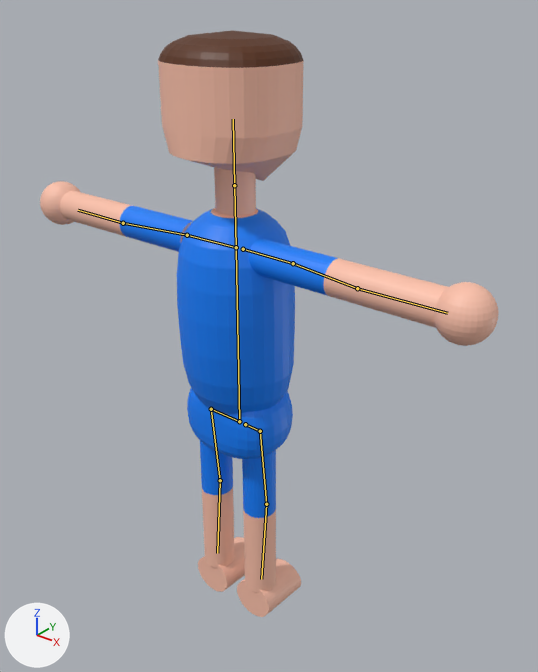
One commit to the glTF model public/models/player.glb: the scene before it, then after it.
Both versions are drawn from a 50 mm camera at (7.82, -9.05, 11.79) aimed at (0.42, 0.19, 6.06). Lighting does not change. The marker at lower left points along +X, +Y and +Z. The bones that bend it are drawn over the model as lines.
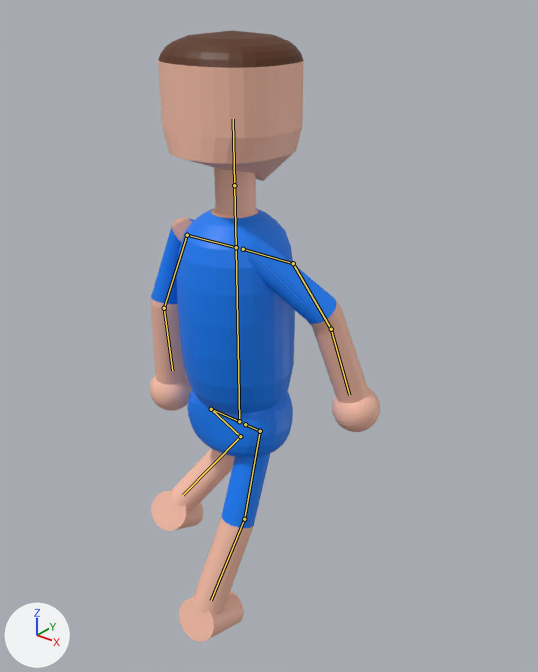
The newer file adds an action. The first version stands in its rest pose; the second is drawn at frame 15 of the action 'runing.001'.

The change, as JSON lines over the scene's bpy script:
```json
{"block": "bone_bicep_r", "where": "bone_bicep_r = bpy.data.objects['Armature'].pose.bones['bicep.r']  # child of 'epaule.r'"}
{"op": "set", "path": "bone_bicep_r.rotation_quaternion", "old": "(1.0, 0.0, 0.0, 0.0)", "new": "(0.71, -0.019, 0.303, 0.635)", "note": "degrees (0, 0, 0) -> degrees (24, 27, 89)"}
{"block": "bone_main_r", "where": "bone_main_r = bpy.data.objects['Armature'].pose.bones['main.r']  # child of 'bicep.r'"}
{"op": "set", "path": "bone_main_r.rotation_quaternion", "old": "(1.0, 0.0, 0.0, 0.0)", "new": "(0.992, -0.121, 0.018, -0.045)", "note": "degrees (0, 0, 0) -> degrees (-14, 1, -5)"}
{"block": "bone_bicep_l", "where": "bone_bicep_l = bpy.data.objects['Armature'].pose.bones['bicep.l']  # child of 'epaule.l'"}
{"op": "set", "path": "bone_bicep_l.rotation_quaternion", "old": "(1.0, 0.0, 0.0, 0.0)", "new": "(0.774, -0.193, 0.074, -0.599)", "note": "degrees (0, 0, 0) -> degrees (-23, -7, -74)"}
{"block": "bone_main_l", "where": "bone_main_l = bpy.data.objects['Armature'].pose.bones['main.l']  # child of 'bicep.l'"}
{"op": "set", "path": "bone_main_l.rotation_quaternion", "old": "(1.0, 0.0, 0.0, 0.0)", "new": "(0.977, 0.203, -0.042, -0.055)", "note": "degrees (0, 0, 0) -> degrees (24, -3, -7)"}
{"block": "bone_cuisse_r", "where": "bone_cuisse_r = bpy.data.objects['Armature'].pose.bones['cuisse.r']  # child of 'hanche.r'"}
{"op": "set", "path": "bone_cuisse_r.rotation_quaternion", "old": "(1.0, 0.0, 0.0, 0.0)", "new": "(0.949, 0.061, -0.067, -0.302)", "note": "degrees (0, 0, 0) -> degrees (9, -5, -36)"}
{"block": "bone_jambe_r", "where": "bone_jambe_r = bpy.data.objects['Armature'].pose.bones['jambe.r']  # child of 'cuisse.r'"}
{"op": "set", "path": "bone_jambe_r.rotation_quaternion", "old": "(1.0, 0.0, 0.0, 0.0)", "new": "(0.817, 0.225, 0.088, 0.523)", "note": "degrees (0, 0, 0) -> degrees (27, -5, 64)"}
{"block": "bone_cuisse_l", "where": "bone_cuisse_l = bpy.data.objects['Armature'].pose.bones['cuisse.l']  # child of 'hanche.l'"}
{"op": "set", "path": "bone_cuisse_l.rotation_quaternion", "old": "(1.0, 0.0, 0.0, 0.0)", "new": "(0.983, -0.01, -0.03, -0.18)", "note": "degrees (0, 0, 0) -> degrees (0, -4, -21)"}
{"block": "bone_jambe_l", "where": "bone_jambe_l = bpy.data.objects['Armature'].pose.bones['jambe.l']  # child of 'cuisse.l'"}
{"op": "set", "path": "bone_jambe_l.rotation_quaternion", "old": "(1.0, 0.0, 0.0, 0.0)", "new": "(0.997, -0.068, -0.016, 0.015)", "note": "degrees (0, 0, 0) -> degrees (-8, -2, 2)"}
```

Changed parts and their boxes (x1, y1, x2, y2) in the pictures (538 x 672 px):
```json
{"object": "Sphere", "change": "posed", "before": [40, 30, 498, 617], "after": [150, 30, 380, 642], "on screen": "50% narrower"}
{"bone": "bicep.r", "before": "(187, 235) to (123, 223)", "after": "(187, 235) to (164, 308)"}
{"bone": "main.r", "before": "(123, 223) to (78, 210)", "after": "(164, 308) to (172, 370)"}
{"bone": "bicep.l", "before": "(293, 263) to (357, 288)", "after": "(293, 263) to (331, 329)"}
{"bone": "main.l", "before": "(357, 288) to (447, 313)", "after": "(331, 329) to (349, 395)"}
{"bone": "cuisse.r", "before": "(211, 409) to (220, 480)", "after": "(211, 409) to (240, 436)"}
{"bone": "jambe.r", "before": "(220, 480) to (217, 553)", "after": "(240, 436) to (183, 495)"}
{"bone": "cuisse.l", "before": "(260, 431) to (266, 504)", "after": "(260, 431) to (244, 519)"}
{"bone": "jambe.l", "before": "(266, 504) to (261, 579)", "after": "(244, 519) to (211, 600)"}
```
